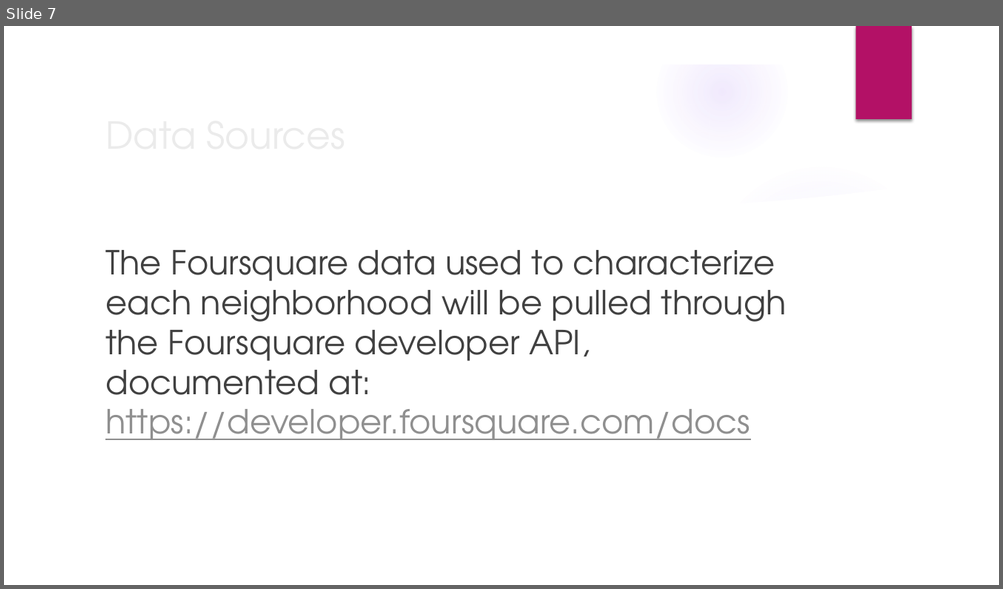
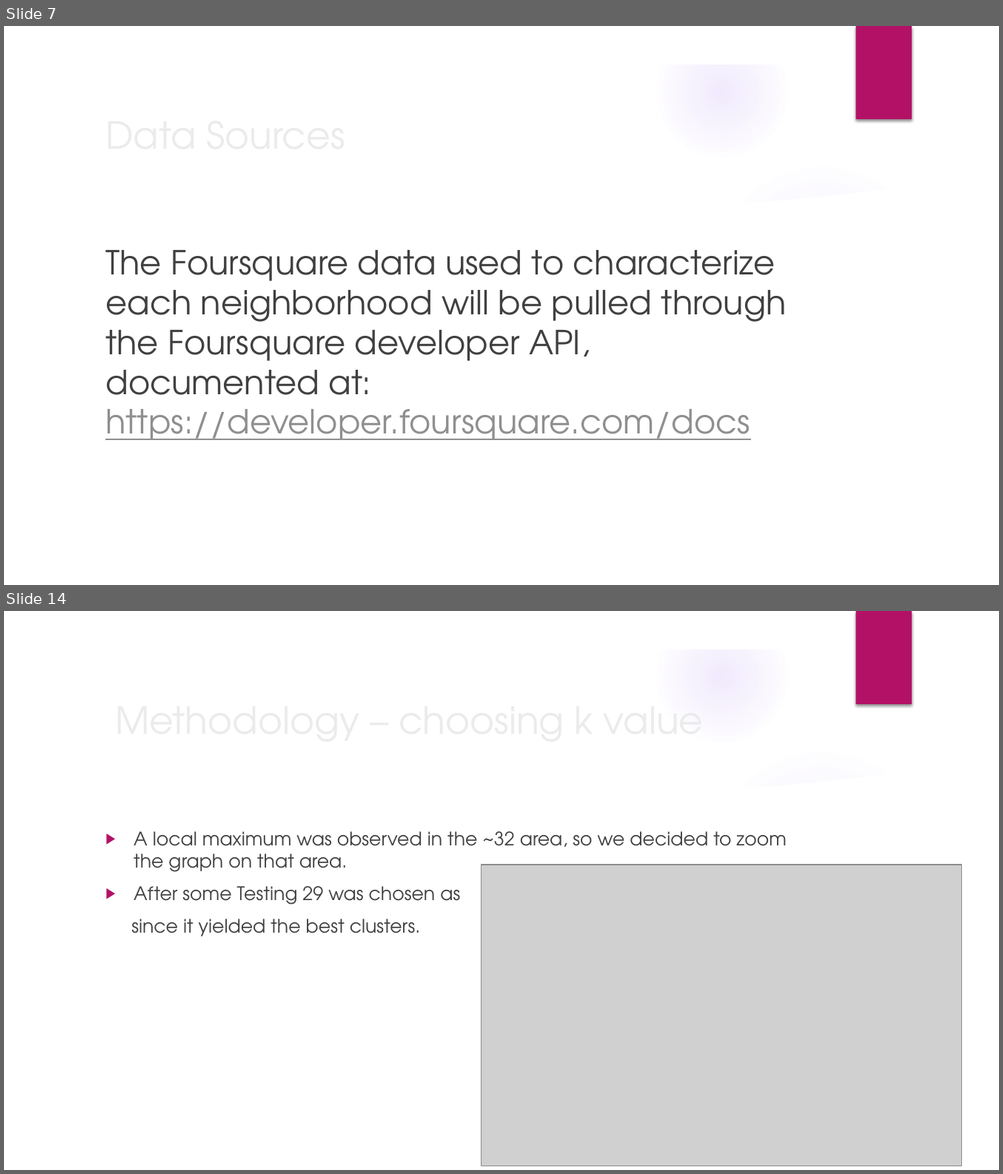
Before and after one commit to IlyaTurian/Coursera_Capstone, a slide deck: Capstone – Recommending Relocation Neighborhood.pptx. Shown one above the other, each under a label of ours: slide 7 before the commit, slides 7 and 14 after it; the slides between them are not shown. The pictures are 1003x589 and 1003x1174 pixels, drawn with LibreOffice and Linux fonts; fonts in the diff are those of the drawing; grey boxes stand for pictures; background and template pictures are left out. Boxes give left, top, right and bottom in pixels: in the first picture for what was removed or moved away, otherwise in the second. Text is boxed around its words. In the diff, an @@ line names an element or a change of style, - is before the commit and + after.

```diff
--- a/Capstone – Recommending Relocation Neighborhood.pptx
+++ b/Capstone – Recommending Relocation Neighborhood.pptx
@@ slide 14 added at bbox=[4, 611, 999, 1170], background picture (left out); not listed: 9 template elements that a slide beside it also shows @@
@@ title added at bbox=[98, 690, 813, 748], 36 pt, text #EBEBEB @@
+Methodology – choosing k value
@@ text added at bbox=[131, 832, 786, 937], 18 pt, text #404040 @@
+▶ A local maximum was observed in the ~32 area, so we decided to zoom the graph on that area.
+▶ After some Testing 29 was chosen as
+since it yielded the best clusters.
@@ picture added at bbox=[481, 865, 962, 1166] @@
```
Also in this commit, not shown: 15 other slides added, 3 other files.
